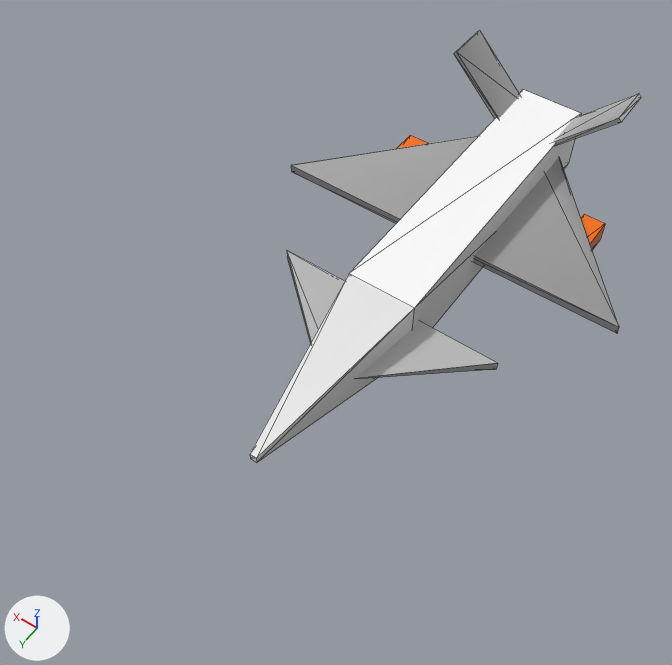
The glTF model assets/models/vehicles/fighter-body.glb as it was, and as the next commit left it.
The view is the same before and after, from a camera (50 mm lens) standing at (-0.242, 0.539, 0.573) and looking at (0.015, 0.179, 0.007). The axes (+X, +Y, +Z) are drawn at lower left. The lights are the same throughout. The picture after the commit comes second. Mesh edges are drawn as thin lines. Vertices at exactly the same position are counted once.

The older version as bpy lines, for what is in view:
```python
me_mesh0 = bpy.data.meshes.new('mesh0')
me_mesh0.from_pydata(...)  # 60 vertices, 94 faces; spans x -0.16..0.16, y -0.14..0.3, z -0.03..0.08
me_mesh0.materials.append(mat_defaultmaterial)
ob_mesh0 = bpy.data.objects.new('mesh0', me_mesh0)
ob_mesh0.location = (0.0, 0.0, 0.0)
```
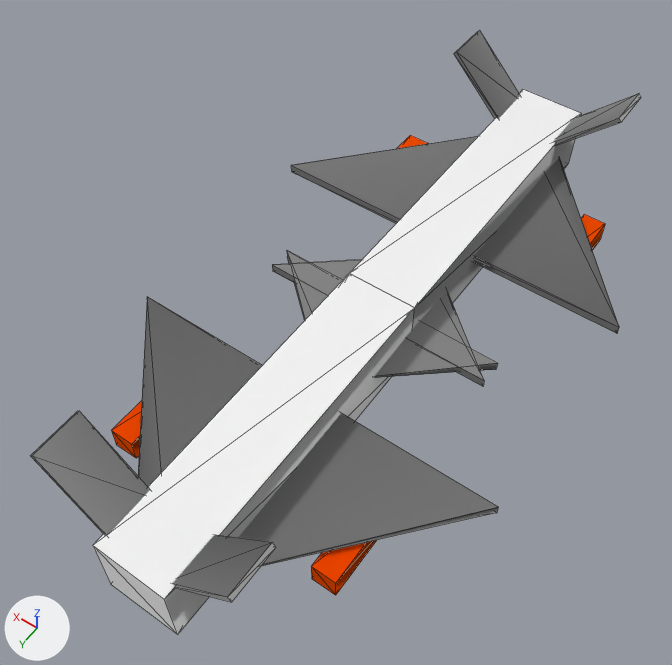
Changed parts and their boxes [x1, y1, x2, y2] in the pictures (672 x 665 px):
'muzzle', added: after [30, 259, 499, 635]
'mesh0', recoloured, surface changed (darker): [287, 31, 641, 378] in both

Patch to the scene script:
```diff
--- a/assets/models/vehicles/fighter-body.glb.py
+++ b/assets/models/vehicles/fighter-body.glb.py
@@ mat_material0 @@
+mat_material0 = bpy.data.materials.new('material0')
+mat_material0.use_nodes = True; mat_material0.node_tree.nodes.clear()
+_N = mat_material0.node_tree.nodes; _L = mat_material0.node_tree.links
+n0 = _N.new('ShaderNodeBsdfPrincipled'); n0.name = 'Principled BSDF'
+n0.inputs[1].default_value = 1.0  # 'Metallic'
+n0.inputs[2].default_value = 1.0  # 'Roughness'
+n1 = _N.new('ShaderNodeOutputMaterial'); n1.name = 'Material Output'
+n2 = _N.new('ShaderNodeVertexColor'); n2.name = 'Color Attribute'
+_L.new(n0.outputs[0], n1.inputs[0])  # 'BSDF' to 'Surface'
+_L.new(n2.outputs[0], n0.inputs[0])  # 'Color' to 'Base Color'
@@ me_mesh0 @@
 me_mesh0.from_pydata(...)  # 60 vertices, 94 faces; spans x -0.16..0.16, y -0.14..0.3, z -0.03..0.08
 # used by ob_mesh0; location = (0.0, 0.0, 0.0)
-me_mesh0.materials.append(mat_defaultmaterial)
+# me_mesh0 part 1: texture (UV) coordinates changed
+me_mesh0.materials.append(mat_material0)
@@ ob_muzzle @@
+ob_muzzle = bpy.data.objects.new('muzzle', me_mesh0)
+ob_muzzle.parent = ob_mesh0
+ob_muzzle.location = (0.0, 0.28, 0.0)
+ob_muzzle.rotation_euler = (0.0, 0.0, -3.142)  # degrees (0, 0, -180)
```
